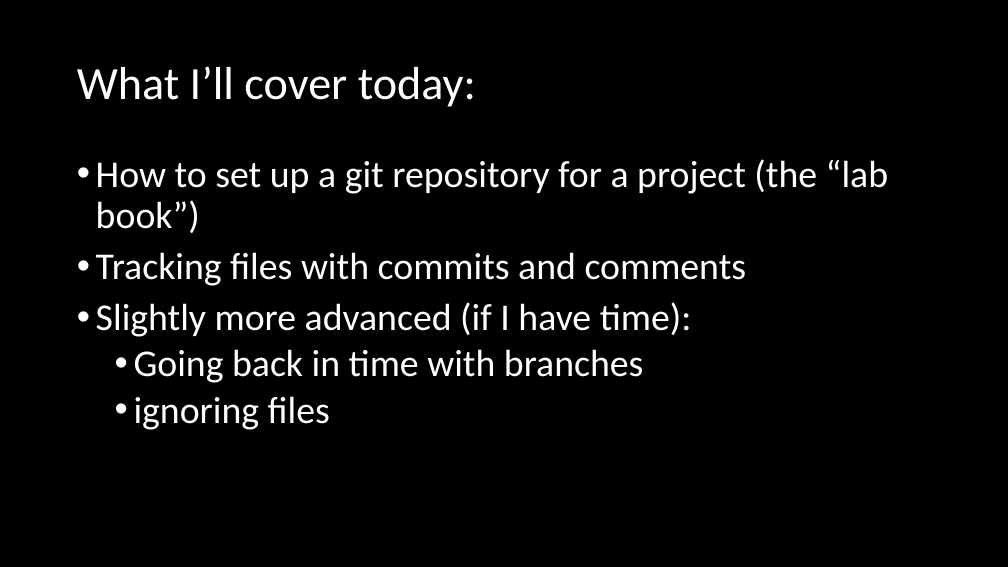
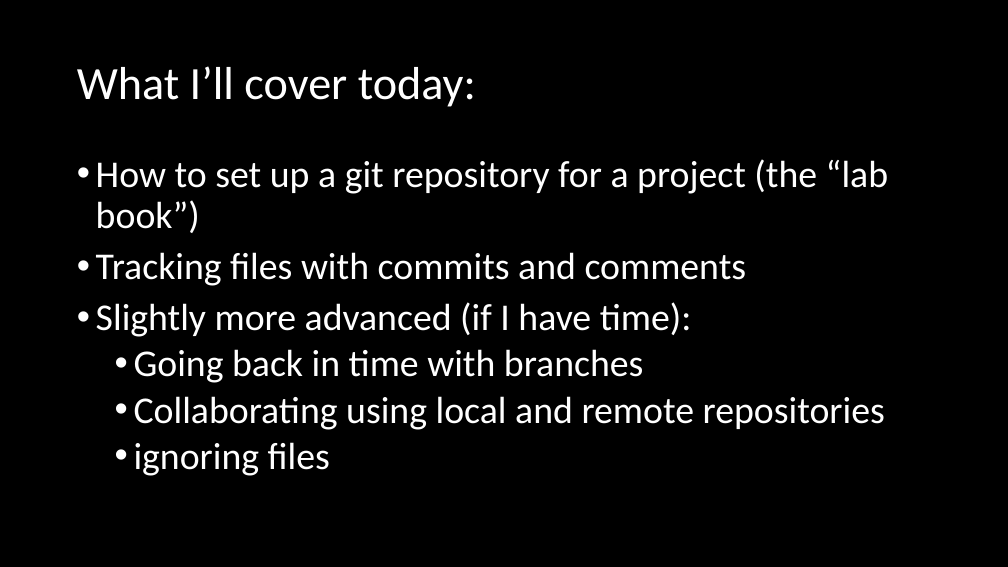
Before and after one commit to adsmithca/DFO_R_workshops, a slide deck: slide 10 of dfo_git_workshop/Using version control.pptx. Drawn at 1008x567 pixels with LibreOffice and Linux fonts; fonts in the diff are those of the drawing. Boxes give left, top, right and bottom in pixels: in the first picture for what was removed or moved away, otherwise in the second. Text is boxed around its words. In the diff, an @@ line names an element or a change of style, - is before the commit and + after.

```diff
--- a/dfo_git_workshop/Using version control.pptx
+++ b/dfo_git_workshop/Using version control.pptx
@@ text at box(134, 396, 885, 430): paragraph added @@
+  • Collaborating using local and remote repositories
```
Also in this commit, not shown: 6 other slides changed, 15 slides added, 7 slides removed, 7 other files.
